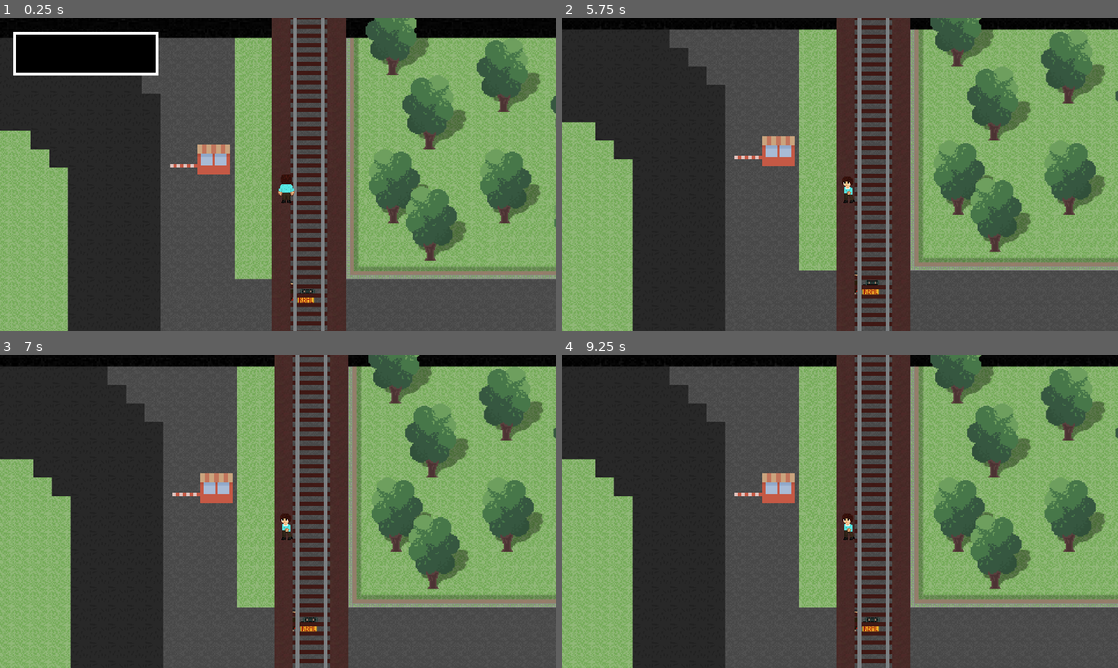
Above: before the commit, frames 1-4 (two rows, left to right).
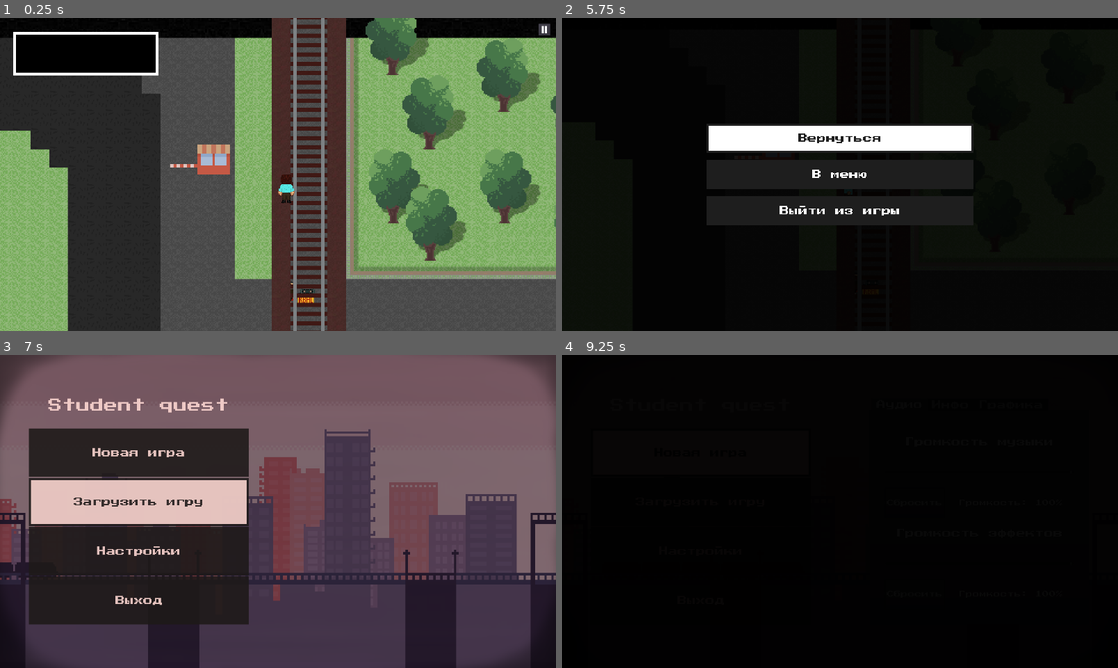
Above: after the commit, the same moments.

Repository: ordinary-dev/student-quest
Game: Godot game, scene res://Scenes/1.beggining/Day1.tscn
Two runs of this game, one before a commit and one after it. Both use one fixed random seed, a clock stepped at 60 frames per second and the inputs below. This scene is started directly instead of the project's main scene.
Inputs (mouse positions are in pixels of both pictures, inside the frame that each line leads up to):
- Up to frame 1 (0.25 s): no input
- Up to frame 2 (5.75 s): click (1106, 30) at 0.52 s; click (840, 136) at 1.25 s, where only the run after the commit has a clickable "Вернуться"; tap Enter (ui_accept) at 2, 2.1, 2.27, 2.57, 2.75, 2.85, 3.02, 3.32, 3.6, 4.35, 4.52, 4.82, 5.1, 5.27, 5.57 s; move the mouse to (962, 158) at 2.02 s; hold Right (ui_right) 2.03-2.78 s; click (962, 158) at 2.17 s; move the mouse to (728, 190) at 2.77 s; hold Down (ui_down) 2.78-3.53 s; click (728, 190) at 2.92 s; move the mouse to (895, 105) at 3.52 s; hold Right (ui_right) 3.53-4.28 s; click (895, 105) at 3.67 s; move the mouse to (812, 237) at 4.27 s; hold Shift (speed_up) 4.28-5.03 s; click (812, 237) at 4.42 s; move the mouse to (1006, 221) at 5.02 s; hold Left (ui_left) from 5.03 s (still down); click (1006, 221) at 5.17 s; tap Escape (ui_cancel) at 5.65 s
- Up to frame 3 (7 s): release Left (ui_left) at 5.75 s; click (278, 511) at 5.75 s, where only the run after the commit has a clickable "В меню"; click (139, 502) at 6.5 s, where only the run after the commit has a clickable "Загрузить игру"
- Up to frame 4 (9.25 s): click (701, 552) at 7.25 s, where only the run after the commit has a clickable "Настройки"; click (912, 502) at 8 s, where only the run after the commit has a clickable "Сбросить"; click (701, 452) at 8.75 s, where only the run after the commit has a clickable "Новая игра"

The runs differ from the first frame. In frame 1, less than 0.1% of the frame differs, in the area x 96-99%, y 1-6%; in frame 2, 96%; in frame 3, 86%; in frame 4, 97%, in the area x 0-100%, y 0-100%.

Commit message:
Fix ui in some scenes, disable it during dialogs

Diff:
--- a/Scenes/1.beggining/Day1.tscn
+++ b/Scenes/1.beggining/Day1.tscn
@@ -6,6 +6,7 @@
 [ext_resource path="res://Scenes/templates/Body.tscn" type="PackedScene" id=4]
 [ext_resource path="res://Scenes/1.beggining/Guide.tscn" type="PackedScene" id=5]
 [ext_resource path="res://Scenes/triggers/FunctionCaller.tscn" type="PackedScene" id=6]
+[ext_resource path="res://Scenes/ui/enable_ui.tscn" type="PackedScene" id=7]
 
 [sub_resource type="GDScript" id=1]
 script/source = "extends Node2D
@@ -121,3 +122,5 @@
 
 [node name="Node2D" parent="." instance=ExtResource( 5 )]
 position = Vector2( 2056, 488 )
+
+[node name="EnableUI" parent="." instance=ExtResource( 7 )]
--- a/Scenes/1.beggining/Dialog_2.tscn
+++ b/Scenes/1.beggining/Dialog_2.tscn
@@ -1,4 +1,6 @@
-[gd_scene load_steps=2 format=2]
+[gd_scene load_steps=3 format=2]
+
+[ext_resource path="res://Scenes/ui/disable_ui.tscn" type="PackedScene" id=1]
 
 [sub_resource type="GDScript" id=1]
 script/source = "extends Control
@@ -21,3 +23,5 @@
 "_edit_use_anchors_": false
 }
 corridor = "res://Scenes/1.beggining/Secret.tscn"
+
+[node name="DisableUI" parent="." instance=ExtResource( 1 )]
--- a/Scenes/1.beggining/Math.tscn
+++ b/Scenes/1.beggining/Math.tscn
@@ -1,10 +1,11 @@
-[gd_scene load_steps=8 format=2]
+[gd_scene load_steps=9 format=2]
 
 [ext_resource path="res://Scenes/templates/Math.tscn" type="PackedScene" id=1]
 [ext_resource path="res://Sprites/light.png" type="Texture" id=2]
 [ext_resource path="res://Scenes/triggers/DialogTrigger.tscn" type="PackedScene" id=3]
 [ext_resource path="res://Scenes/triggers/FunctionCaller.tscn" type="PackedScene" id=4]
 [ext_resource path="res://Scenes/templates/Body.tscn" type="PackedScene" id=5]
+[ext_resource path="res://Scenes/ui/enable_ui.tscn" type="PackedScene" id=6]
 
 [sub_resource type="GDScript" id=1]
 script/source = "extends Node2D
@@ -20,8 +21,6 @@
 
 func _ready():
 	get_node(\"/root/ui\").restore_default()
-	get_node(\"/root/pause_init\").disable()
-	get_node(\"/root/pause_init\").init()
 	yield(get_tree().create_timer(2), \"timeout\")
 	get_node(tw).interpolate_property(
 		get_node(cm), \"color\",
@@ -92,6 +91,7 @@
 margin_top = -408.0
 margin_right = 1600.0
 margin_bottom = 2424.0
+mouse_filter = 1
 color = Color( 0.733333, 0.733333, 0.733333, 0 )
 __meta__ = {
 "_edit_use_anchors_": false
@@ -112,3 +112,5 @@
 label = "Путь?"
 object_name = NodePath("..")
 function_name = "adventure_begins"
+
+[node name="EnableUI" parent="." instance=ExtResource( 6 )]
--- a/Scenes/1.beggining/Secret.tscn
+++ b/Scenes/1.beggining/Secret.tscn
@@ -1,8 +1,9 @@
-[gd_scene load_steps=4 format=2]
+[gd_scene load_steps=5 format=2]
 
 [ext_resource path="res://Tilemaps/building.tres" type="TileSet" id=1]
 [ext_resource path="res://Sprites/light.png" type="Texture" id=2]
 [ext_resource path="res://Scenes/templates/Body.tscn" type="PackedScene" id=3]
+[ext_resource path="res://Scenes/ui/enable_ui.tscn" type="PackedScene" id=4]
 
 [node name="Node2D" type="Node2D"]
 
@@ -34,3 +35,5 @@
 __meta__ = {
 "_edit_use_anchors_": false
 }
+
+[node name="EnableUI" parent="." instance=ExtResource( 4 )]
--- a/Scenes/1.beggining/date3.tscn
+++ b/Scenes/1.beggining/date3.tscn
@@ -1,6 +1,7 @@
-[gd_scene load_steps=3 format=2]
+[gd_scene load_steps=4 format=2]
 
 [ext_resource path="res://Scenes/templates/Animated_text.tscn" type="PackedScene" id=1]
+[ext_resource path="res://Scenes/ui/disable_ui.tscn" type="PackedScene" id=2]
 
 [sub_resource type="GDScript" id=1]
 script/source = "extends Control
@@ -25,6 +26,8 @@
 }
 speaker = "res://Scenes/1.beggining/Speaker.tscn"
 
+[node name="DisableUI" parent="." instance=ExtResource( 2 )]
+
 [node name="Control" parent="." instance=ExtResource( 1 )]
 text_1 = "10:00"
 text_2 = "Актовый зал"
--- a/Scenes/menu/menu.tscn
+++ b/Scenes/menu/menu.tscn
@@ -14,6 +14,7 @@
 [ext_resource path="res://Scenes/templates/Rain.tscn" type="PackedScene" id=12]
 [ext_resource path="res://Sprites/backgrounds/8bit-person-2.png" type="Texture" id=13]
 [ext_resource path="res://Sprites/backgrounds/8bit-person-1.png" type="Texture" id=14]
+[ext_resource path="res://Scenes/ui/disable_ui.tscn" type="PackedScene" id=15]
 
 [sub_resource type="GDScript" id=1]
 resource_name = "Main"
@@ -21,12 +22,11 @@
 
 # Путь к сцене новой игры
 export (String, FILE, \"*.tscn\") var new_game
+export (String, FILE, \"*.ogg\") var music
 
 export (NodePath) var settings_scene
 export (NodePath) var load_scene
 export (NodePath) var confirm_scene
-
-export(String, FILE, \"*.ogg\") var music
 
 
 # Начать новую игру
@@ -61,10 +61,6 @@
 
 
 func _ready() -> void:
-	# Отключить паузу
-	# (Если в меню вернуться через паузу, то она останется
-	# Т.к. нужно выполнить переход)
-	get_node(\"/root/pause_init\").disable()
 	# Воспроизвести музыку
 	get_node(\"/root/ost\").play_sound(music)
 	# Отключить все доп. сцены
@@ -140,10 +136,10 @@
 "_edit_use_anchors_": false
 }
 new_game = "res://Scenes/menu/new.tscn"
-settings_scene = NodePath("../Menu/HBoxContainer/MarginContainer2/Settings")
-load_scene = NodePath("../Menu/HBoxContainer/MarginContainer2/Load")
-confirm_scene = NodePath("../Menu/HBoxContainer/MarginContainer2/Confirm")
 music = "res://Audio/music/Kalaido_Hanging_Lanterns.ogg"
+settings_scene = NodePath("Menu/Right/Settings")
+load_scene = NodePath("Menu/Right/Load")
+confirm_scene = NodePath("Menu/Right/Confirm")
 
 [node name="Background" type="TextureRect" parent="."]
 modulate = Color( 0.533333, 0.533333, 0.533333, 1 )
@@ -216,17 +212,16 @@
 position = Vector2( 960, 540 )
 scale = Vector2( 40, 40 )
 frames = ExtResource( 8 )
-frame = 1
 playing = true
 
-[node name="HBoxContainer" type="HBoxContainer" parent="."]
-anchor_right = 1.0
-anchor_bottom = 1.0
-__meta__ = {
-"_edit_use_anchors_": false
-}
-
-[node name="MarginContainer" type="MarginContainer" parent="HBoxContainer"]
+[node name="Menu" type="HBoxContainer" parent="."]
+anchor_right = 1.0
+anchor_bottom = 1.0
+__meta__ = {
+"_edit_use_anchors_": false
+}
+
+[node name="Left" type="MarginContainer" parent="Menu"]
 margin_right = 958.0
 margin_bottom = 1080.0
 size_flags_horizontal = 3
@@ -235,7 +230,7 @@
 custom_constants/margin_left = 100
 custom_constants/margin_bottom = 150
 
-[node name="VBoxContainer" type="VBoxContainer" parent="HBoxContainer/MarginContainer"]
+[node name="VBox" type="VBoxContainer" parent="Menu/Left"]
 modulate = Color( 0.992157, 0.843137, 0.823529, 0.886275 )
 margin_left = 100.0
 margin_top = 150.0
@@ -246,7 +241,7 @@
 "_edit_use_anchors_": false
 }
 
-[node name="Label" type="Label" parent="HBoxContainer/MarginContainer/VBoxContainer"]
+[node name="Label" type="Label" parent="Menu/Left/VBox"]
 margin_right = 758.0
 margin_bottom = 100.0
 rect_min_size = Vector2( 0, 100 )
@@ -254,35 +249,35 @@
 text = "Student quest"
 align = 1
 
-[node name="BtnNew" parent="HBoxContainer/MarginContainer/VBoxContainer" instance=ExtResource( 7 )]
+[node name="BtnNew" parent="Menu/Left/VBox" instance=ExtResource( 7 )]
 margin_top = 104.0
 margin_right = 758.0
 margin_bottom = 270.0
 size_flags_vertical = 3
 btn_text = "Новая игра"
 
-[node name="BtnLoad" parent="HBoxContainer/MarginContainer/VBoxContainer" instance=ExtResource( 7 )]
+[node name="BtnLoad" parent="Menu/Left/VBox" instance=ExtResource( 7 )]
 margin_top = 274.0
 margin_right = 758.0
 margin_bottom = 440.0
 size_flags_vertical = 3
 btn_text = "Загрузить игру"
 
-[node name="BtnSettings" parent="HBoxContainer/MarginContainer/VBoxContainer" instance=ExtResource( 7 )]
+[node name="BtnSettings" parent="Menu/Left/VBox" instance=ExtResource( 7 )]
 margin_top = 444.0
 margin_right = 758.0
 margin_bottom = 610.0
 size_flags_vertical = 3
 btn_text = "Настройки"
 
-[node name="BtnQuit" parent="HBoxContainer/MarginContainer/VBoxContainer" instance=ExtResource( 7 )]
+[node name="BtnQuit" parent="Menu/Left/VBox" instance=ExtResource( 7 )]
 margin_top = 614.0
 margin_right = 758.0
 margin_bottom = 780.0
 size_flags_vertical = 3
 btn_text = "Выход"
 
-[node name="MarginContainer2" type="MarginContainer" parent="HBoxContainer"]
+[node name="Right" type="MarginContainer" parent="Menu"]
 margin_left = 962.0
 margin_right = 1920.0
 margin_bottom = 1080.0
@@ -292,7 +287,7 @@
 custom_constants/margin_left = 100
 custom_constants/margin_bottom = 150
 
-[node name="Confirm" parent="HBoxContainer/MarginContainer2" instance=ExtResource( 5 )]
+[node name="Confirm" parent="Menu/Right" instance=ExtResource( 5 )]
 visible = false
 anchor_right = 0.0
 anchor_bottom = 0.0
@@ -301,7 +296,7 @@
 margin_right = 858.0
 margin_bottom = 930.0
 
-[node name="Settings" parent="HBoxContainer/MarginContainer2" instance=ExtResource( 3 )]
+[node name="Settings" parent="Menu/Right" instance=ExtResource( 3 )]
 visible = false
 anchor_right = 0.0
 anchor_bottom = 0.0
@@ -312,7 +307,7 @@
 size_flags_horizontal = 3
 size_flags_vertical = 3
 
-[node name="Load" parent="HBoxContainer/MarginContainer2" instance=ExtResource( 4 )]
+[node name="Load" parent="Menu/Right" instance=ExtResource( 4 )]
 visible = false
 anchor_right = 0.0
 anchor_bottom = 0.0
@@ -330,7 +325,9 @@
 rain = NodePath("../Particles2D")
 person_1 = ExtResource( 14 )
 person_2 = ExtResource( 13 )
-[connection signal="pressed" from="HBoxContainer/MarginContainer/VBoxContainer/BtnNew" to="." method="_new_game"]
-[connection signal="pressed" from="HBoxContainer/MarginContainer/VBoxContainer/BtnLoad" to="." method="_load_game"]
-[connection signal="pressed" from="HBoxContainer/MarginContainer/VBoxContainer/BtnSettings" to="." method="_toggle_settings"]
-[connection signal="pressed" from="HBoxContainer/MarginContainer/VBoxContainer/BtnQuit" to="." method="_quit"]
+
+[node name="DisableUI" parent="." instance=ExtResource( 15 )]
+[connection signal="pressed" from="Menu/Left/VBox/BtnNew" to="." method="_new_game"]
+[connection signal="pressed" from="Menu/Left/VBox/BtnLoad" to="." method="_load_game"]
+[connection signal="pressed" from="Menu/Left/VBox/BtnSettings" to="." method="_toggle_settings"]
+[connection signal="pressed" from="Menu/Left/VBox/BtnQuit" to="." method="_quit"]
--- a/Scenes/templates/Controls.tscn
+++ /dev/null
@@ -1,153 +0,0 @@
-[gd_scene load_steps=2 format=2]
-
-[sub_resource type="GDScript" id=1]
-script/source = "extends Control
-
-
-func setev(name):
-	var ev = InputEventAction.new()
-	ev.action = name
-	ev.pressed = true
-	Input.parse_input_event(ev)
-
-
-func relev(name):
-	var ev = InputEventAction.new()
-	ev.action = name
-	ev.pressed = false
-	Input.parse_input_event(ev)
-
-
-func _on_Button2_button_down():
-	setev(\"ui_up\")
-
-
-func _on_Button2_button_up():
-	relev(\"ui_up\")
-
-
-func _on_Button4_button_down():
-	setev(\"ui_left\")
-
-
-func _on_Button4_button_up():
-	relev(\"ui_left\")
-
-
-func _on_Button6_button_down():
-	setev(\"ui_right\")
-
-
-func _on_Button6_button_up():
-	relev(\"ui_right\")
-
-
-func _on_Button8_button_down():
-	setev(\"ui_down\")
-
-
-func _on_Button8_button_up():
-	relev(\"ui_down\")
-"
-
-[node name="Control" type="Control"]
-anchor_right = 1.0
-anchor_bottom = 1.0
-rect_min_size = Vector2( 1920, 1080 )
-mouse_filter = 2
-script = SubResource( 1 )
-__meta__ = {
-"_edit_use_anchors_": false
-}
-
-[node name="MarginContainer" type="MarginContainer" parent="."]
-anchor_top = 1.0
-anchor_bottom = 1.0
-margin_top = -520.0
-margin_right = 520.0
-mouse_filter = 2
-custom_constants/margin_left = 50
-custom_constants/margin_bottom = 50
-__meta__ = {
-"_edit_use_anchors_": false
-}
-
-[node name="GridContainer" type="GridContainer" parent="MarginContainer"]
-margin_left = 50.0
-margin_right = 520.0
-margin_bottom = 470.0
-custom_constants/vseparation = 10
-custom_constants/hseparation = 10
-columns = 3
-__meta__ = {
-"_edit_use_anchors_": false
-}
-
-[node name="Button" type="Button" parent="MarginContainer/GridContainer"]
-margin_right = 150.0
-margin_bottom = 150.0
-rect_min_size = Vector2( 150, 150 )
-flat = true
-
-[node name="Button2" type="Button" parent="MarginContainer/GridContainer"]
-margin_left = 160.0
-margin_right = 310.0
-margin_bottom = 150.0
-rect_min_size = Vector2( 150, 150 )
-
-[node name="Button3" type="Button" parent="MarginContainer/GridContainer"]
-margin_left = 320.0
-margin_right = 470.0
-margin_bottom = 150.0
-rect_min_size = Vector2( 150, 150 )
-flat = true
-
-[node name="Button4" type="Button" parent="MarginContainer/GridContainer"]
-margin_top = 160.0
-margin_right = 150.0
-margin_bottom = 310.0
-rect_min_size = Vector2( 150, 150 )
-
-[node name="Button5" type="Button" parent="MarginContainer/GridContainer"]
-margin_left = 160.0
-margin_top = 160.0
-margin_right = 310.0
-margin_bottom = 310.0
-rect_min_size = Vector2( 150, 150 )
-
-[node name="Button6" type="Button" parent="MarginContainer/GridContainer"]
-margin_left = 320.0
-margin_top = 160.0
-margin_right = 470.0
-margin_bottom = 310.0
-rect_min_size = Vector2( 150, 150 )
-
-[node name="Button7" type="Button" parent="MarginContainer/GridContainer"]
-margin_top = 320.0
-margin_right = 150.0
-margin_bottom = 470.0
-rect_min_size = Vector2( 150, 150 )
-flat = true
-
-[node name="Button8" type="Button" parent="MarginContainer/GridContainer"]
-margin_left = 160.0
-margin_top = 320.0
-margin_right = 310.0
-margin_bottom = 470.0
-rect_min_size = Vector2( 150, 150 )
-
-[node name="Button9" type="Button" parent="MarginContainer/GridContainer"]
-margin_left = 320.0
-margin_top = 320.0
-margin_right = 470.0
-margin_bottom = 470.0
-rect_min_size = Vector2( 150, 150 )
-flat = true
-[connection signal="button_down" from="MarginContainer/GridContainer/Button2" to="." method="_on_Button2_button_down"]
-[connection signal="button_up" from="MarginContainer/GridContainer/Button2" to="." method="_on_Button2_button_up"]
-[connection signal="button_down" from="MarginContainer/GridContainer/Button4" to="." method="_on_Button4_button_down"]
-[connection signal="button_up" from="MarginContainer/GridContainer/Button4" to="." method="_on_Button4_button_up"]
-[connection signal="button_down" from="MarginContainer/GridContainer/Button6" to="." method="_on_Button6_button_down"]
-[connection signal="button_up" from="MarginContainer/GridContainer/Button6" to="." method="_on_Button6_button_up"]
-[connection signal="button_down" from="MarginContainer/GridContainer/Button8" to="." method="_on_Button8_button_down"]
-[connection signal="button_up" from="MarginContainer/GridContainer/Button8" to="." method="_on_Button8_button_up"]
--- /dev/null
+++ b/Scenes/ui/Controls.tscn
@@ -0,0 +1,138 @@
+[gd_scene load_steps=2 format=2]
+
+[sub_resource type="GDScript" id=1]
+script/source = "extends Control
+
+
+func emit_event(name):
+	var ev = InputEventAction.new()
+	ev.action = name
+	ev.pressed = true
+	Input.parse_input_event(ev)
+
+
+func stop_event(name):
+	var ev = InputEventAction.new()
+	ev.action = name
+	ev.pressed = false
+	Input.parse_input_event(ev)
+
+
+func _on_Button2_button_down():
+	emit_event(\"ui_up\")
+
+
+func _on_Button2_button_up():
+	stop_event(\"ui_up\")
+
+
+func _on_Button4_button_down():
+	emit_event(\"ui_left\")
+
+
+func _on_Button4_button_up():
+	stop_event(\"ui_left\")
+
+
+func _on_Button6_button_down():
+	emit_event(\"ui_right\")
+
+
+func _on_Button6_button_up():
+	stop_event(\"ui_right\")
+
+
+func _on_Button8_button_down():
+	emit_event(\"ui_down\")
+
+
+func _on_Button8_button_up():
+	stop_event(\"ui_down\")
+"
+
+[node name="Control" type="Control"]
+anchor_right = 1.0
+anchor_bottom = 1.0
+rect_min_size = Vector2( 1920, 1080 )
+mouse_filter = 2
+script = SubResource( 1 )
+__meta__ = {
+"_edit_use_anchors_": false
+}
+
+[node name="LeftBottom" type="Control" parent="."]
+anchor_top = 1.0
+anchor_bottom = 1.0
+margin_top = -450.0
+margin_right = 450.0
+mouse_filter = 2
+
+[node name="Up" type="Button" parent="LeftBottom"]
+anchor_left = 0.5
+anchor_right = 0.5
+margin_left = -75.0
+margin_right = 75.0
+margin_bottom = 150.0
+rect_min_size = Vector2( 150, 150 )
+__meta__ = {
+"_edit_use_anchors_": false
+}
+
+[node name="Left" type="Button" parent="LeftBottom"]
+anchor_top = 0.5
+anchor_bottom = 0.5
+margin_top = -75.0
+margin_right = 150.0
+margin_bottom = 75.0
+rect_min_size = Vector2( 150, 150 )
+__meta__ = {
+"_edit_use_anchors_": false
+}
+
+[node name="Right" type="Button" parent="LeftBottom"]
+anchor_left = 1.0
+anchor_top = 0.5
+anchor_right = 1.0
+anchor_bottom = 0.5
+margin_left = -150.0
+margin_top = -75.0
+margin_bottom = 75.0
+rect_min_size = Vector2( 150, 150 )
+__meta__ = {
+"_edit_use_anchors_": false
+}
+
+[node name="Down" type="Button" parent="LeftBottom"]
+anchor_left = 0.5
+anchor_top = 1.0
+anchor_right = 0.5
+anchor_bottom = 1.0
+margin_left = -75.0
+margin_top = -150.0
+margin_right = 75.0
+rect_min_size = Vector2( 150, 150 )
+__meta__ = {
+"_edit_use_anchors_": false
+}
+
+[node name="Center" type="Button" parent="LeftBottom"]
+anchor_left = 0.5
+anchor_top = 0.5
+anchor_right = 0.5
+anchor_bottom = 0.5
+margin_left = -75.0
+margin_top = -75.0
+margin_right = 75.0
+margin_bottom = 75.0
+rect_min_size = Vector2( 150, 150 )
+__meta__ = {
+"_edit_use_anchors_": false
+}
+[connection signal="button_down" from="LeftBottom/Up" to="." method="_on_Button2_button_down"]
+[connection signal="button_up" from="LeftBottom/Up" to="." method="_on_Button2_button_up"]
+[connection signal="button_down" from="LeftBottom/Left" to="." method="_on_Button4_button_down"]
+[connection signal="button_up" from="LeftBottom/Left" to="." method="_on_Button4_button_up"]
+[connection signal="button_down" from="LeftBottom/Right" to="." method="_on_Button6_button_down"]
+[connection signal="button_up" from="LeftBottom/Right" to="." method="_on_Button6_button_up"]
+[connection signal="button_down" from="LeftBottom/Down" to="." method="_on_Button8_button_down"]
+[connection signal="button_up" from="LeftBottom/Down" to="." method="_on_Button8_button_up"]
--- a/Scenes/templates/pause.tscn
+++ b/Scenes/ui/Pause.tscn
@@ -11,9 +11,14 @@
 export (String, FILE, \"*.tscn\") var menu_scene
 
 
+func _process(delta):
+	if Input.is_action_just_pressed(\"ui_cancel\"):
+		switch()
+
+
 func _ready() -> void:
-	get_node(\"MarginContainer\").visible = false
-	get_node(\"ColorRect\").visible = false
+	get_node(\"CanvasLayer/MarginContainer\").visible = false
+	get_node(\"CanvasLayer/ColorRect\").visible = false
 
 
 func switch():
@@ -27,9 +32,9 @@
 func _on_Pause_pressed() -> void:
 	enabled = true
 	get_node(\"/root/fx\").btn_click()
-	get_node(\"MarginContainer\").visible = true
-	get_node(\"ColorRect\").visible = true
-	get_node(\"Pause\").visible = false
+	get_node(\"CanvasLayer/MarginContainer\").visible = true
+	get_node(\"CanvasLayer/ColorRect\").visible = true
+	get_node(\"CanvasLayer/Pause\").visible = false
 	if (has_node(\"/root/Node2D/Body\")):
 		get_node(\"/root/Node2D/Body\").lock()
 
@@ -38,9 +43,9 @@
 func _return_to_game() -> void:
 	enabled = false
 	get_node(\"/root/fx\").btn_click()
-	get_node(\"MarginContainer\").visible = false
-	get_node(\"ColorRect\").visible = false
-	get_node(\"Pause\").visible = true
+	get_node(\"CanvasLayer/MarginContainer\").visible = false
+	get_node(\"CanvasLayer/ColorRect\").visible = false
+	get_node(\"CanvasLayer/Pause\").visible = true
 	if (has_node(\"/root/Node2D/Body\")):
 		get_node(\"/root/Node2D/Body\").unlock()
 
@@ -70,7 +75,6 @@
 "
 
 [node name="Control" type="Control"]
-visible = false
 anchor_right = 1.0
 anchor_bottom = 1.0
 rect_min_size = Vector2( 1920, 1080 )
@@ -81,7 +85,10 @@
 }
 menu_scene = "res://Scenes/menu/menu.tscn"
 
-[node name="ColorRect" type="ColorRect" parent="."]
+[node name="CanvasLayer" type="CanvasLayer" parent="."]
+layer = 10
+
+[node name="ColorRect" type="ColorRect" parent="CanvasLayer"]
 visible = false
 anchor_right = 1.0
 anchor_bottom = 1.0
@@ -90,7 +97,7 @@
 "_edit_use_anchors_": false
 }
 
-[node name="Pause" type="Button" parent="."]
+[node name="Pause" type="Button" parent="CanvasLayer"]
 anchor_left = 1.0
 anchor_right = 1.0
 margin_left = -60.0
@@ -103,7 +110,8 @@
 "_edit_use_anchors_": false
 }
 
-[node name="MarginContainer" type="MarginContainer" parent="."]
+[node name="MarginContainer" type="MarginContainer" parent="CanvasLayer"]
+visible = false
 anchor_right = 1.0
 anchor_bottom = 1.0
 custom_constants/margin_right = 500
@@ -114,7 +122,7 @@
 "_edit_use_anchors_": false
 }
 
-[node name="VBoxContainer" type="VBoxContainer" parent="MarginContainer"]
+[node name="VBoxContainer" type="VBoxContainer" parent="CanvasLayer/MarginContainer"]
 margin_left = 500.0
 margin_top = 100.0
 margin_right = 1420.0
@@ -125,27 +133,27 @@
 "_edit_use_anchors_": false
 }
 
-[node name="BtnReturn" parent="MarginContainer/VBoxContainer" instance=ExtResource( 2 )]
+[node name="BtnReturn" parent="CanvasLayer/MarginContainer/VBoxContainer" instance=ExtResource( 2 )]
 margin_top = 265.0
 margin_right = 920.0
 margin_bottom = 365.0
 rect_min_size = Vector2( 80, 100 )
 btn_text = "Вернуться"
 
-[node name="BtnToMenu" parent="MarginContainer/VBoxContainer" instance=ExtResource( 2 )]
+[node name="BtnToMenu" parent="CanvasLayer/MarginContainer/VBoxContainer" instance=ExtResource( 2 )]
 margin_top = 390.0
 margin_right = 920.0
 margin_bottom = 490.0
 rect_min_size = Vector2( 80, 100 )
 btn_text = "В меню"
 
-[node name="BtnQuit" parent="MarginContainer/VBoxContainer" instance=ExtResource( 2 )]
+[node name="BtnQuit" parent="CanvasLayer/MarginContainer/VBoxContainer" instance=ExtResource( 2 )]
 margin_top = 515.0
 margin_right = 920.0
 margin_bottom = 615.0
 rect_min_size = Vector2( 80, 100 )
 btn_text = "Выйти из игры"
-[connection signal="pressed" from="Pause" to="." method="_on_Pause_pressed"]
-[connection signal="pressed" from="MarginContainer/VBoxContainer/BtnReturn" to="." method="_return_to_game"]
-[connection signal="pressed" from="MarginContainer/VBoxContainer/BtnToMenu" to="." method="_to_menu"]
-[connection signal="pressed" from="MarginContainer/VBoxContainer/BtnQuit" to="." method="_quit_game"]
+[connection signal="pressed" from="CanvasLayer/Pause" to="." method="_on_Pause_pressed"]
+[connection signal="pressed" from="CanvasLayer/MarginContainer/VBoxContainer/BtnReturn" to="." method="_return_to_game"]
+[connection signal="pressed" from="CanvasLayer/MarginContainer/VBoxContainer/BtnToMenu" to="." method="_to_menu"]
+[connection signal="pressed" from="CanvasLayer/MarginContainer/VBoxContainer/BtnQuit" to="." method="_quit_game"]
--- /dev/null
+++ b/Scenes/ui/disable_ui.tscn
@@ -0,0 +1,16 @@
+[gd_scene load_steps=2 format=2]
+
+[sub_resource type="GDScript" id=1]
+script/source = "extends Node2D
+
+# Отключить интерфейс
+
+func _ready():
+	get_node(\"/root/pause_init\").disable_ui()
+"
+
+[node name="DisableUI" type="Node2D"]
+script = SubResource( 1 )
+__meta__ = {
+"_editor_description_": "Выключает паузу и управление"
+}
--- /dev/null
+++ b/Scenes/ui/enable_ui.tscn
@@ -0,0 +1,16 @@
+[gd_scene load_steps=2 format=2]
+
+[sub_resource type="GDScript" id=1]
+script/source = "extends Node2D
+
+# Включить интерфейс
+
+func _ready():
+	get_node(\"/root/pause_init\").enable_ui()
+"
+
+[node name="EnableUI" type="Node2D"]
+script = SubResource( 1 )
+__meta__ = {
+"_editor_description_": "Включает паузу и управление"
+}
--- a/Scripts/common.gd
+++ b/Scripts/common.gd
@@ -1,10 +1,4 @@
 extends Node2D
-
-
-# Нажатие ESC
-func _process(_delta) -> void:
-	if Input.is_action_just_pressed("ui_cancel"):
-		get_node("/root/ui/Pause").switch()
 
 
 # Инициализация интерфейса
@@ -12,5 +6,3 @@
 	# Если нет игрока, то установить интерфейс в центре
 	if !has_node("/root/Node2D/Body"):
 		get_node("/root/ui").restore_default()
-	# Появление паузы и джойстика на мобильных платформах
-	get_node("/root/pause_init").init()
--- a/Scripts/dialog.gd
+++ b/Scripts/dialog.gd
@@ -8,6 +8,9 @@
 var glob_obj:String
 var glob_fnc:String
 var glob_argv:String
+
+# Нужно ли вернуть интерфейс
+var return_ui : bool
 
 func hide_dialog():
 	get_node("/root/ui/dialog").play_reverse()
@@ -30,6 +33,8 @@
 	else:
 		get_node("/root/show_nf").show_notification("No such object: " + glob_obj)
 	glob_obj = ""
+	if return_ui:
+		get_node("/root/pause_init").enable_ui()
 
 func _process(_delta):
 	if Input.is_action_just_pressed("ui_accept"):
@@ -56,6 +61,11 @@
 
 
 func show_dialog(num : int, obj:String = "", fnc:String = "", argv:String="") -> void:
+	if has_node("/root/ui/Pause"):
+		get_node("/root/pause_init").disable_ui()
+		return_ui = true
+	else:
+		return_ui = false
 	# Звук
 	get_node("/root/fx").dialog()
 	# Сохранить значения
--- a/Scripts/pause_init.gd
+++ b/Scripts/pause_init.gd
@@ -1,10 +1,10 @@
 extends Node
 
 # Сцены паузы и управления
-export (String, FILE, "*.tscn") var pause_scene = "res://Scenes/templates/pause.tscn"
-export (String, FILE, "*.tscn") var contr_scene = "res://Scenes/templates/Controls.tscn"
+export (String, FILE, "*.tscn") var pause_scene = "res://Scenes/ui/Pause.tscn"
+export (String, FILE, "*.tscn") var contr_scene = "res://Scenes/ui/Controls.tscn"
 # Принудительно включить джойстик
-var SHOW_CONTROLS = false
+const SHOW_CONTROLS = false
 
 
 # Добавить кнопку паузы
@@ -22,14 +22,16 @@
 
 
 # Создать интерфейс
-func init() -> void:
-	add_pause()
-	if OS.get_name() == "Android" || SHOW_CONTROLS:
-		add_controls()
+func enable_ui() -> void:
+	if !has_node("/root/ui/Pause"):
+		add_pause()
+	if OS.get_name() == "Android" or SHOW_CONTROLS:
+		if !has_node("/root/ui/Controls"):
+			add_controls()
 
 
 # Удалить интерфейс
-func disable() -> void:
+func disable_ui() -> void:
 	if has_node("/root/ui/Pause"):
 		get_node("/root/ui").remove_child(get_node("/root/ui/Pause"))
 	if has_node("/root/ui/Controls"):
Not shown: 1 places in Scenes/1.beggining/Day1.tscn that only renumber resources
Not shown: 1 places in Scenes/menu/menu.tscn that only renumber resources
